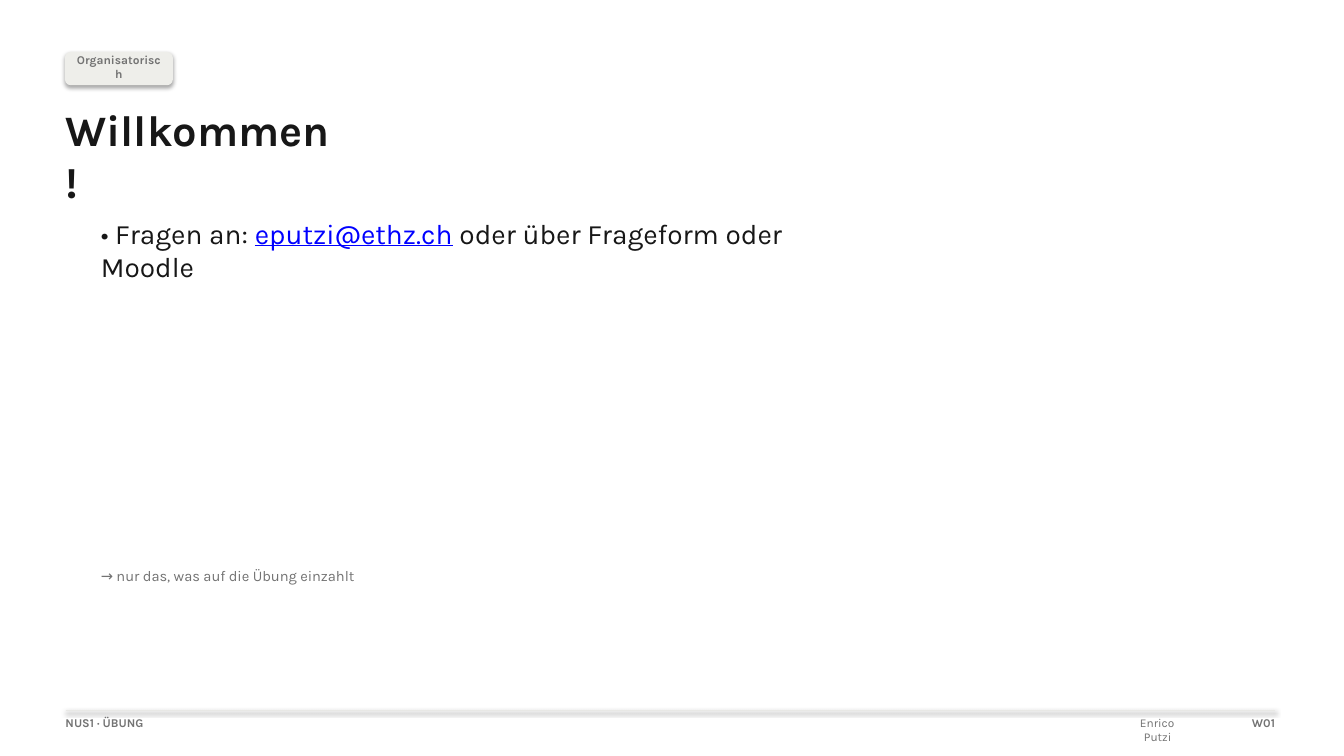
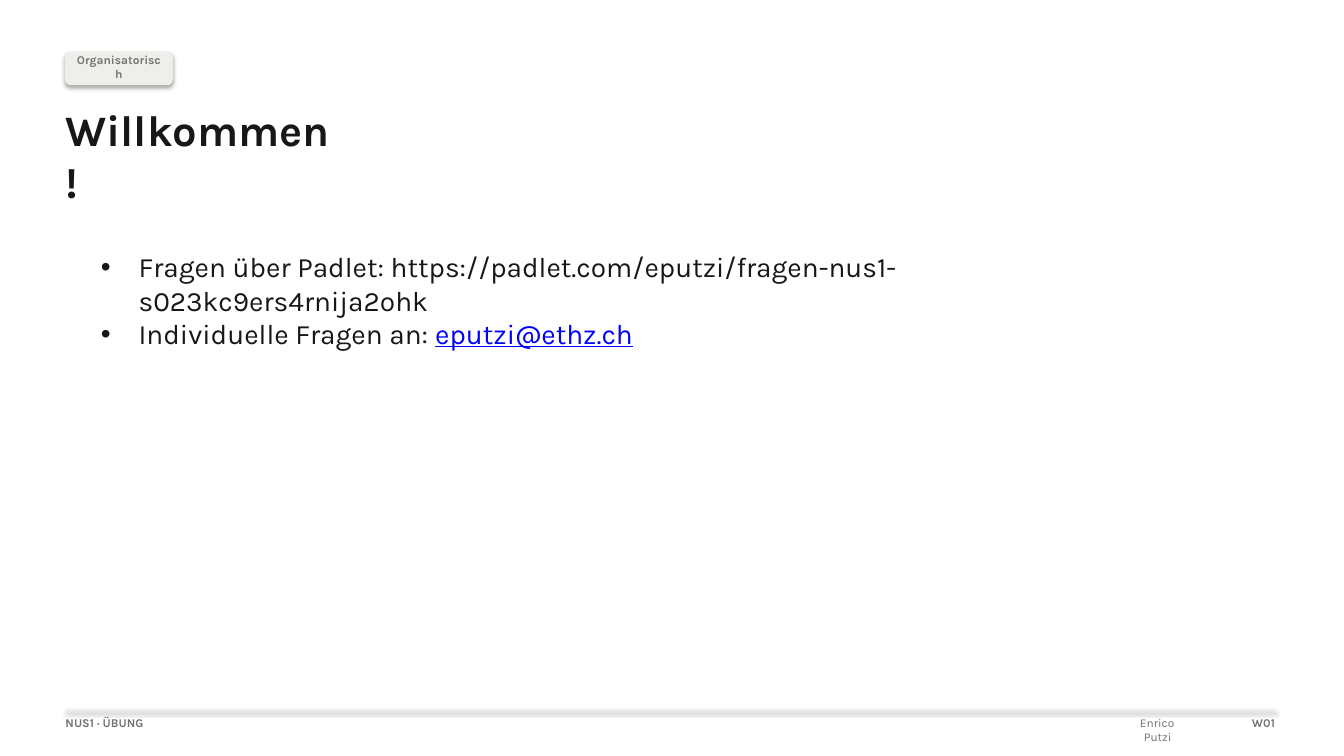
Before and after one commit to eputzi/eputzi.github.io, a slide deck: slide 2 of courses/nus1/files/tips/Organisatorisches.pptx. Drawn at 1344x756 pixels with LibreOffice and Linux fonts; fonts in the diff are those of the drawing. Boxes give left, top, right and bottom in pixels: in the first picture for what was removed or moved away, otherwise in the second. Text is boxed around its words. In the diff, an @@ line names an element or a change of style, - is before the commit and + after.

```diff
--- a/courses/nus1/files/tips/Organisatorisches.pptx
+++ b/courses/nus1/files/tips/Organisatorisches.pptx
@@ text at <box>139,256,896,351</box>: text changed @@
-• Fragen an: eputzi@ethz.ch oder über Frageform oder Moodle
+• Fragen über Padlet: https://padlet.com/eputzi/fragen-nus1-s023kc9ers4rnija2ohk
+• Individuelle Fragen an: eputzi@ethz.ch
@@ text removed at <box>116,569,354,585</box> @@
-→ nur das, was auf die Übung einzahlt
```
Also in this commit, not shown: 4 other slides changed, 5 other files.
